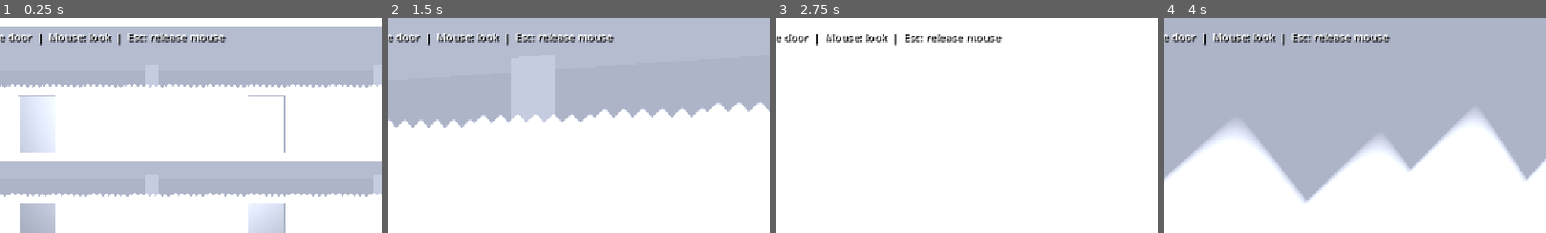
Above: before the commit, frames 1-4 (left to right).
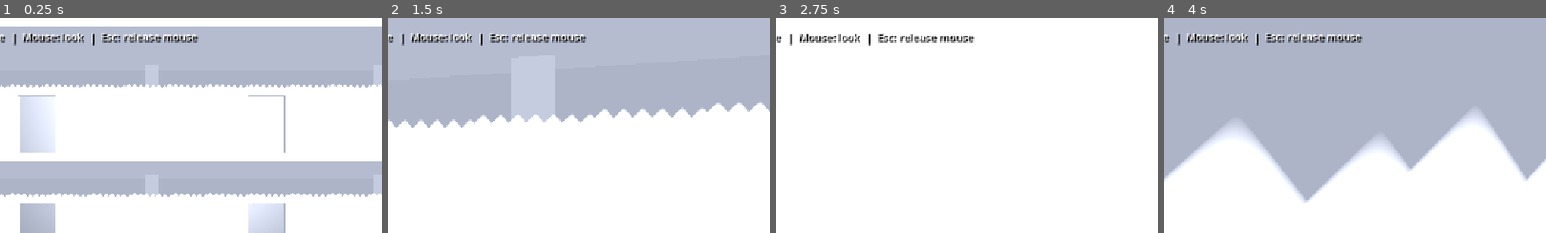
Above: after the commit, the same moments.

Repository: skorotkiewicz/privacy-apartments
Game: Godot game, scene res://main.tscn
Same seed, same stepped clock (60 frames per second), same inputs: the game is played once before the commit and once after it.
Inputs (mouse positions are % of the whole screen's width and height, from its top left):
- Up to frame 1 (0.25 s): no input
- Up to frame 2 (1.5 s): tap Enter (ui_accept) at 0.5, 0.77 s; move the mouse to (55, 50) at 0.52 s; hold E 0.53-1.28 s; hold W from 0.53 s (still down); move the mouse to (45, 50) at 1.27 s; tap E at 1.35 s
- Up to frame 3 (2.75 s): keep holding W; tap Enter (ui_accept) at 1.52 s; move the mouse to (52, 48) at 2.02 s; hold E from 2.03 s (still down)
- Up to frame 4 (4 s): keep holding W; tap Enter (ui_accept) at 2.75, 3.02, 3.77 s; move the mouse to (49, 52) at 2.77 s; release E at 2.78 s; tap E at 2.85 s; move the mouse to (57, 51) at 3.52 s; hold E from 3.53 s (still down)
The pictures show only the part of the screen within x 30-80%, y 0-50%; the shares and areas given below are measured in that part.

The runs differ from the first frame. In frame 1, 1.7% of the frame differs, in the area x 2-60%, y 7-13%; in frame 2, 1.7%; in frame 3, 1.5%; in frame 4, 1.7%.

Commit message:
Split privacy windows into openable side panels

Diff:
--- a/godot/privacy-apartments/explorer.gd
+++ b/godot/privacy-apartments/explorer.gd
@@ -35,7 +35,7 @@
 func _physics_process(delta: float) -> void:
 	var use_pressed := Input.is_physical_key_pressed(KEY_E)
 	if use_pressed and not use_was_pressed:
-		_toggle_door()
+		_toggle_interactable()
 	use_was_pressed = use_pressed
 
 	if not is_on_floor():
@@ -49,19 +49,21 @@
 	velocity.z = direction.z * speed
 	move_and_slide()
 
-func _toggle_door() -> void:
+func _toggle_interactable() -> void:
 	var query := PhysicsRayQueryParameters3D.create(camera.global_position, camera.global_position - camera.global_transform.basis.z * 4.0)
 	query.exclude = [get_rid()]
 	var node: Node = get_world_3d().direct_space_state.intersect_ray(query).get("collider")
 	while node:
-		if node is MeshInstance3D and str(node.name).begins_with("EntranceDoor_"):
+		var object_name := str(node.name)
+		if node is MeshInstance3D and (object_name.begins_with("EntranceDoor_") or object_name.begins_with("OpenableWindow_")):
 			break
 		node = node.get_parent()
 	if not node:
 		return
-	var door := node as Node3D
-	var closed_y: float = door.get_meta("closed_y", door.rotation.y)
-	var opening: bool = not door.get_meta("open", false)
-	door.set_meta("closed_y", closed_y)
-	door.set_meta("open", opening)
-	door.create_tween().tween_property(door, "rotation:y", closed_y + (PI / 2.0 if opening else 0.0), 0.25)
+	var object := node as Node3D
+	var closed_y: float = object.get_meta("closed_y", object.rotation.y)
+	var opening: bool = not object.get_meta("open", false)
+	var direction := -1.0 if str(object.name).ends_with("_Right") else 1.0
+	object.set_meta("closed_y", closed_y)
+	object.set_meta("open", opening)
+	object.create_tween().tween_property(object, "rotation:y", closed_y + (direction * PI / 2.0 if opening else 0.0), 0.25)
--- a/godot/privacy-apartments/main.tscn
+++ b/godot/privacy-apartments/main.tscn
@@ -51,7 +51,7 @@
 theme_override_colors/font_shadow_color = Color(0, 0, 0, 1)
 theme_override_constants/shadow_offset_x = 2
 theme_override_constants/shadow_offset_y = 2
-text = "WASD: walk  |  Space: jump  |  E: open/close door  |  Mouse: look  |  Esc: release mouse"
+text = "WASD: walk  |  Space: jump  |  E: open/close  |  Mouse: look  |  Esc: release mouse"
 
 [node name="Crosshair" type="Label" parent="." unique_id=1949088582]
 anchors_preset = 8
Binary file changed: godot/privacy-apartments/assets/privacy_apartments.glb
Not shown, changed: build_apartments.py
Not shown, changed: privacy_apartments.blend
Not shown, changed: privacy_apartments.blend1
Not shown, changed: privacy_apartments.glb
